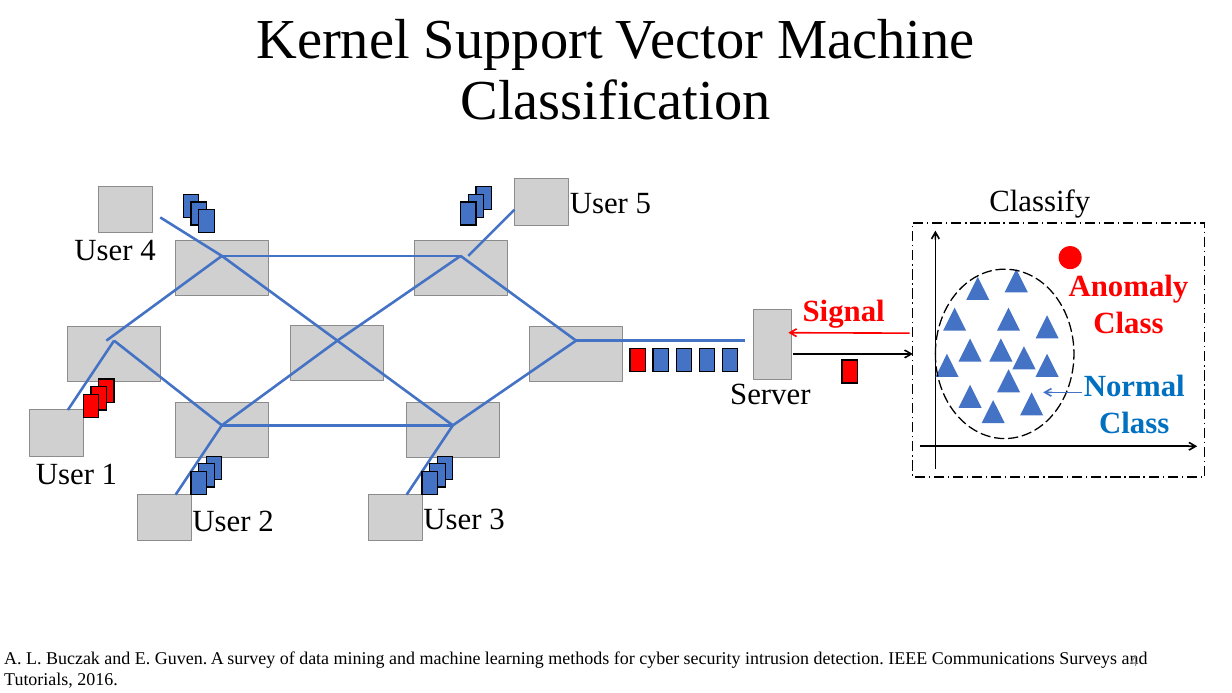
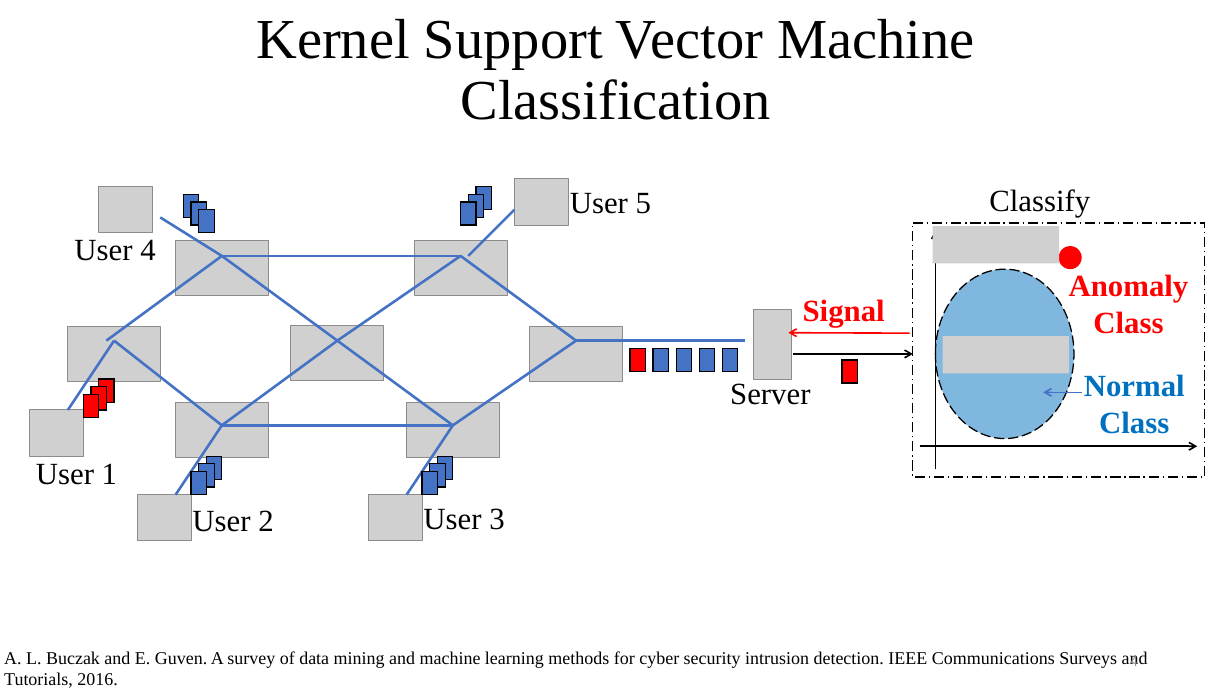
Before and after one commit to edisonchan2013928/KARL-Fast-Kernel-Aggregation-Queries, a slide deck: slide 4 of KARL Presentation_v2.pptx. Drawn at 1232x693 pixels with LibreOffice and Linux fonts; fonts in the diff are those of the drawing; grey boxes stand for pictures. Boxes give left, top, right and bottom in pixels: in the first picture for what was removed or moved away, otherwise in the second. Text is boxed around its words. In the diff, an @@ line names an element or a change of style, - is before the commit and + after.

Commit message:
Update Presentation

```diff
--- a/KARL Presentation_v2.pptx
+++ b/KARL Presentation_v2.pptx
@@ picture added at [933,226,1059,263] @@
@@ ellipse at [935,269,1074,438]: fill none to #0070C0 at 50% opacity @@
@@ triangle removed at [1005,269,1028,292] @@
@@ triangle removed at [967,277,990,300] @@
@@ triangle removed at [944,308,967,331] @@
@@ triangle removed at [997,308,1020,331] @@
@@ triangle removed at [1036,315,1059,338] @@
@@ triangle removed at [935,354,958,377] @@
@@ picture added at [943,336,1069,373] @@
@@ triangle removed at [958,338,982,361] @@
@@ triangle removed at [990,338,1013,361] @@
@@ triangle removed at [1013,347,1036,370] @@
@@ triangle removed at [1036,354,1059,377] @@
@@ triangle removed at [958,384,982,408] @@
@@ triangle removed at [997,370,1020,393] @@
@@ triangle removed at [982,400,1005,423] @@
@@ triangle removed at [1020,393,1043,416] @@
```
Also in this commit, not shown: 6 other slides changed.
